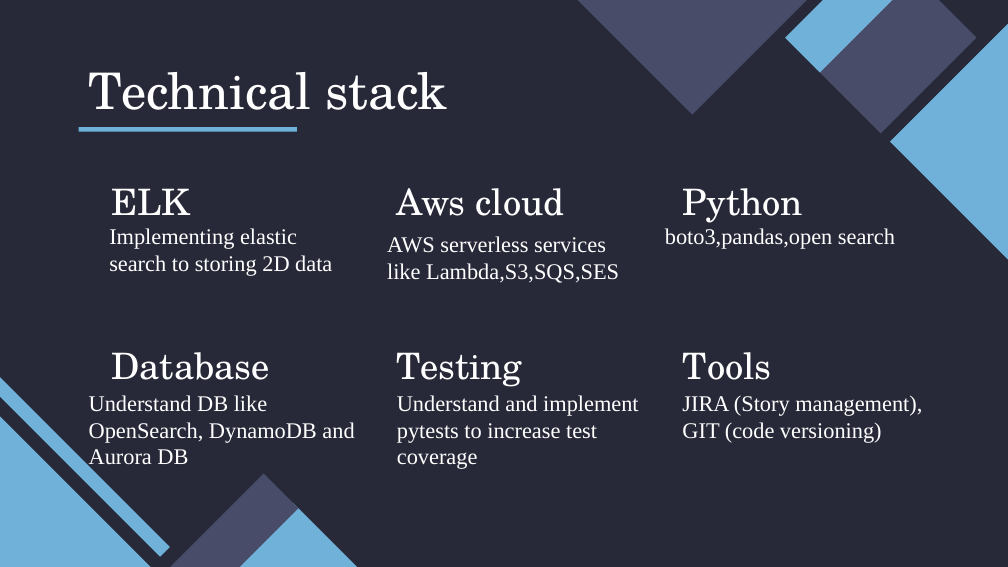
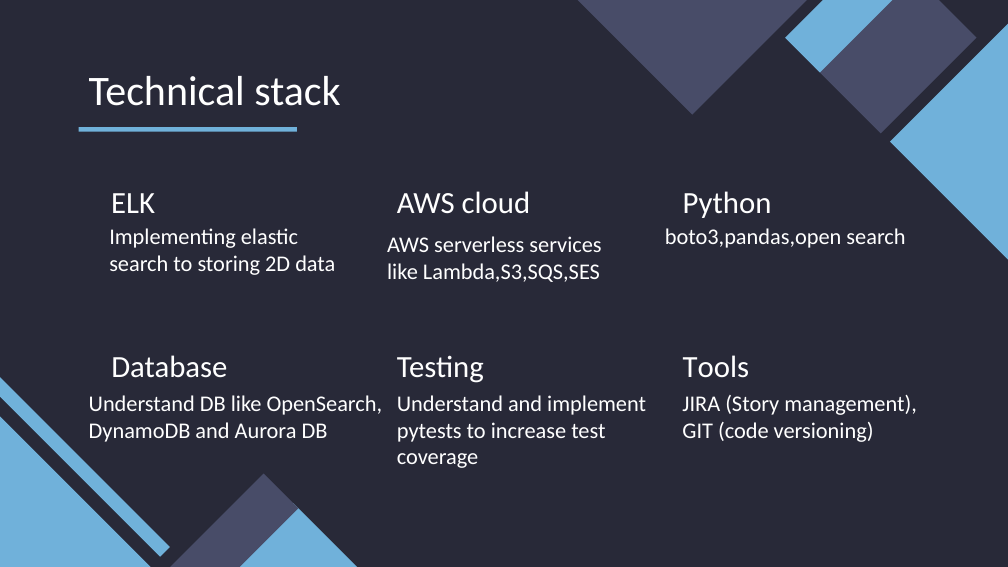
Before and after one commit to mehar-srinivas-chowdari/git-learning, a slide deck: slide 4 of Internship.pptx. Drawn at 1008x567 pixels with LibreOffice and Linux fonts; fonts in the diff are those of the drawing. Boxes give left, top, right and bottom in pixels: in the first picture for what was removed or moved away, otherwise in the second. Text is boxed around its words. In the diff, an @@ line names an element or a change of style, - is before the commit and + after.

```diff
--- a/Internship.pptx
+++ b/Internship.pptx
@@ title "Technical stack" at [89, 76, 340, 106]: size 36 to 30 pt, font TeX Gyre Schola to Calibri @@
@@ subtitle at [397, 191, 531, 214]: text changed; size 26 to 22 pt; font TeX Gyre Schola to Calibri @@
-Aws cloud
+AWS cloud
@@ font Times New Roman to Calibri in 6 elements at [109, 228, 335, 275], [89, 395, 383, 442], [665, 228, 905, 248], [397, 395, 646, 468], [682, 395, 917, 442], [387, 236, 601, 282] @@
@@ size 26 to 22 pt, font TeX Gyre Schola to Calibri in 5 elements at [111, 193, 155, 213], [111, 355, 227, 378], [683, 191, 772, 218], [397, 355, 484, 383], [683, 355, 749, 378] @@
```
Also in this commit, not shown: 15 other slides changed.
